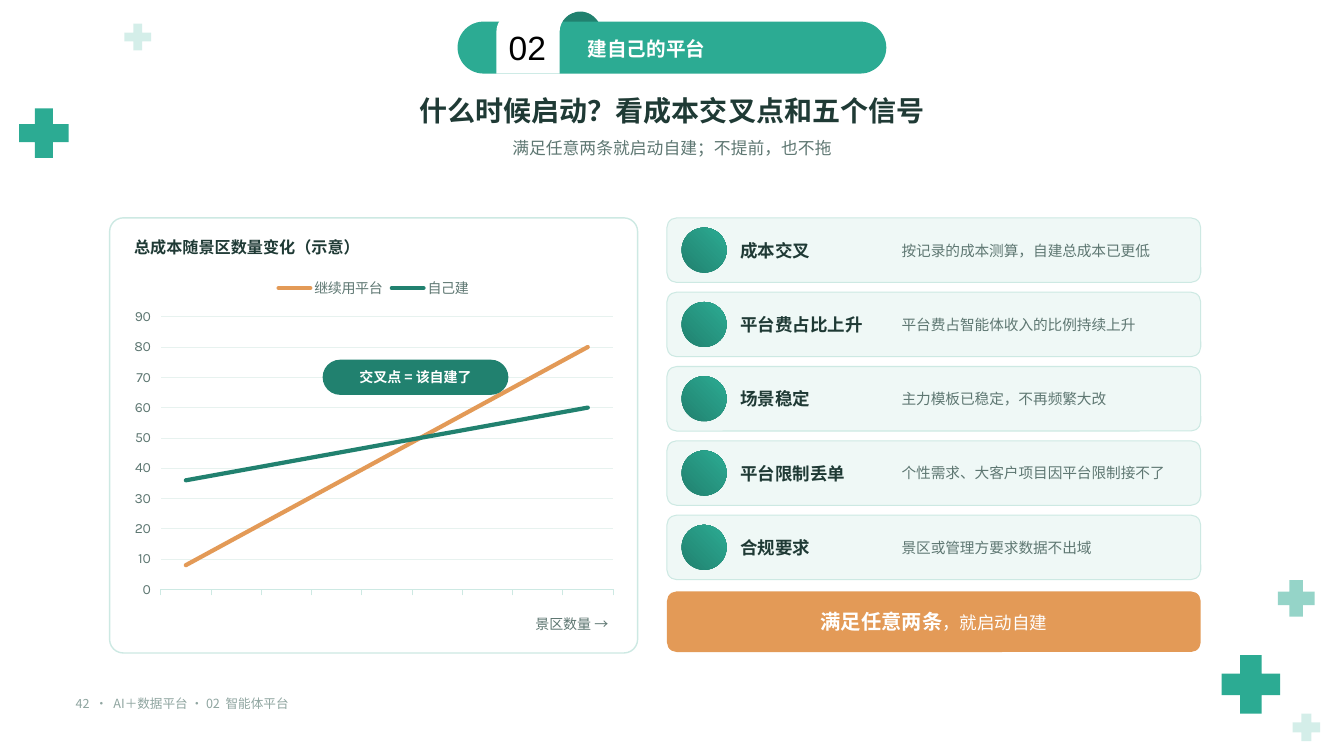
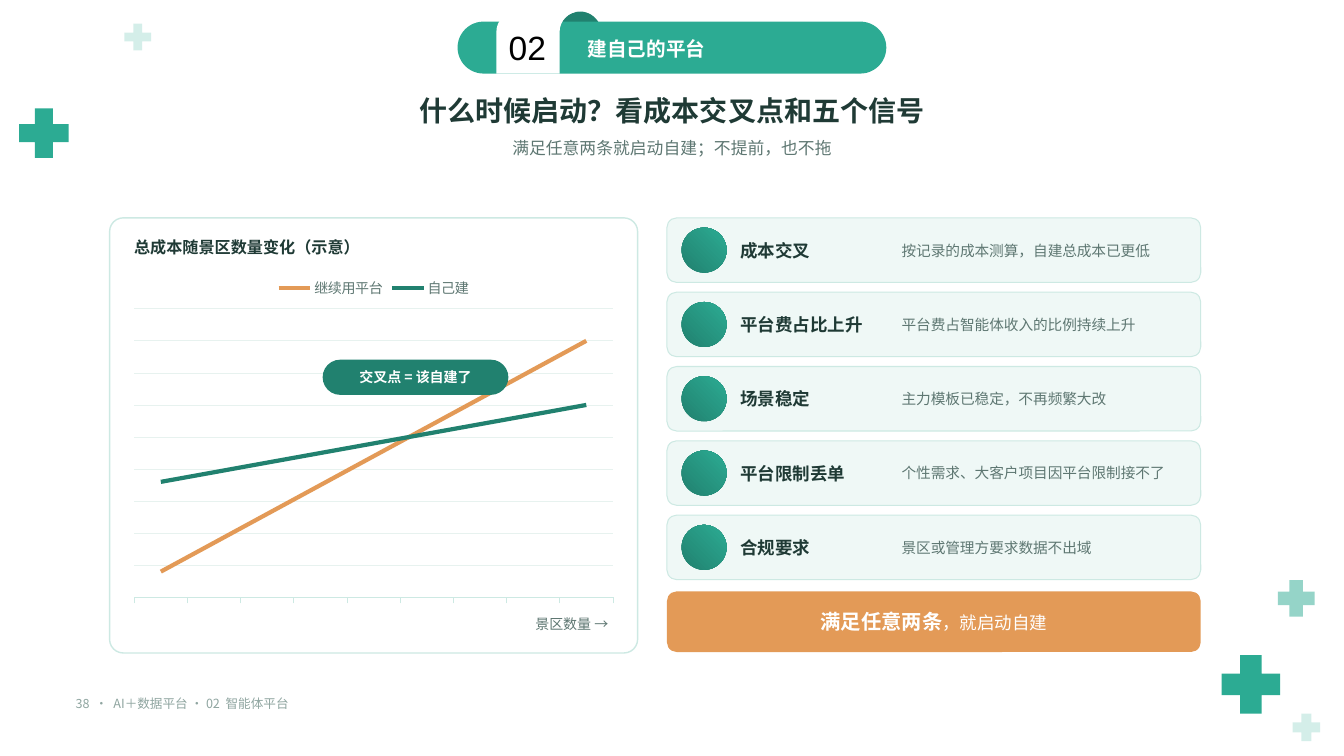
Before and after one commit to keanying/relevance, a slide deck: slide 38 of AI＋数据平台_老板汇报_青绿模板.pptx (slide 42 before the commit). Drawn at 1344x756 pixels with LibreOffice and Linux fonts; fonts in the diff are those of the drawing; background and template pictures are left out. Boxes give left, top, right and bottom in pixels: in the first picture for what was removed or moved away, otherwise in the second. Text is boxed around its words. In the diff, an @@ line names an element or a change of style, - is before the commit and + after.

```diff
--- a/AI＋数据平台_老板汇报_青绿模板.pptx
+++ b/AI＋数据平台_老板汇报_青绿模板.pptx
@@ line chart at (124, 267, 623, 605) @@
-继续用平台: 8, 17, 26, 35, 44, 53, 62, 71, 80
+继续用平台: 10, 21, 32, 44, 55, 66, 78, 89, 100
-自己建: 36, 39, 42, 45, 48, 51, 54, 57, 60
+自己建: 45, 49, 52, 56, 60, 64, 68, 71, 75
@@ legend changed @@
@@ category axis changed @@
@@ value axis changed @@
@@ text at (76, 697, 289, 709): text changed @@
-42 · AI＋数据平台 · 02 智能体平台
+38 · AI＋数据平台 · 02 智能体平台
```
Also in this commit, not shown: 39 other slides changed, 4 slides removed.
